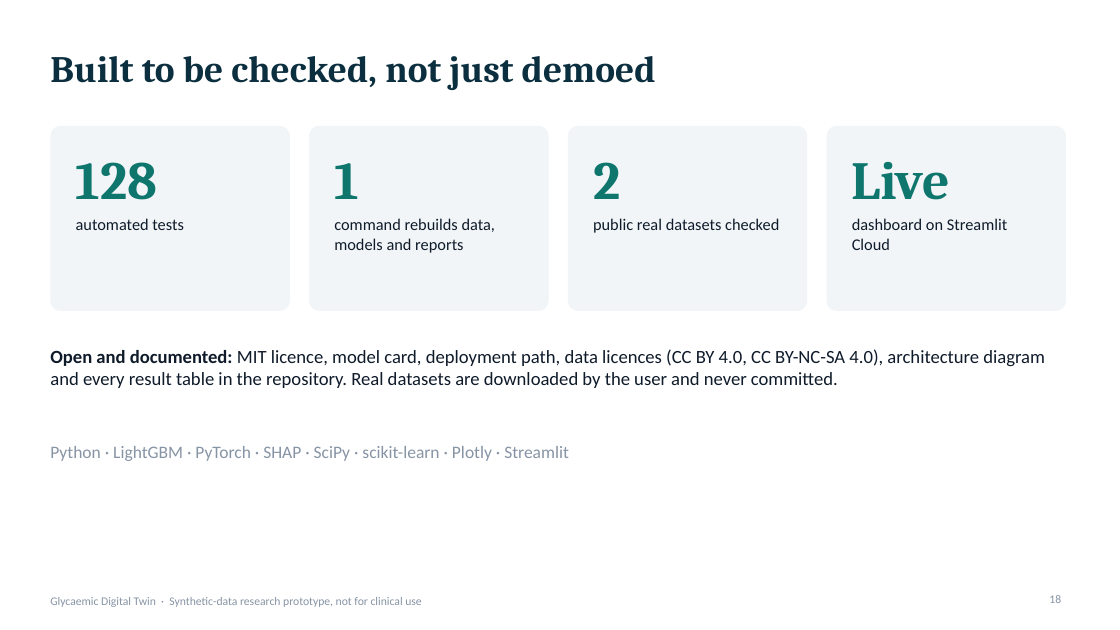
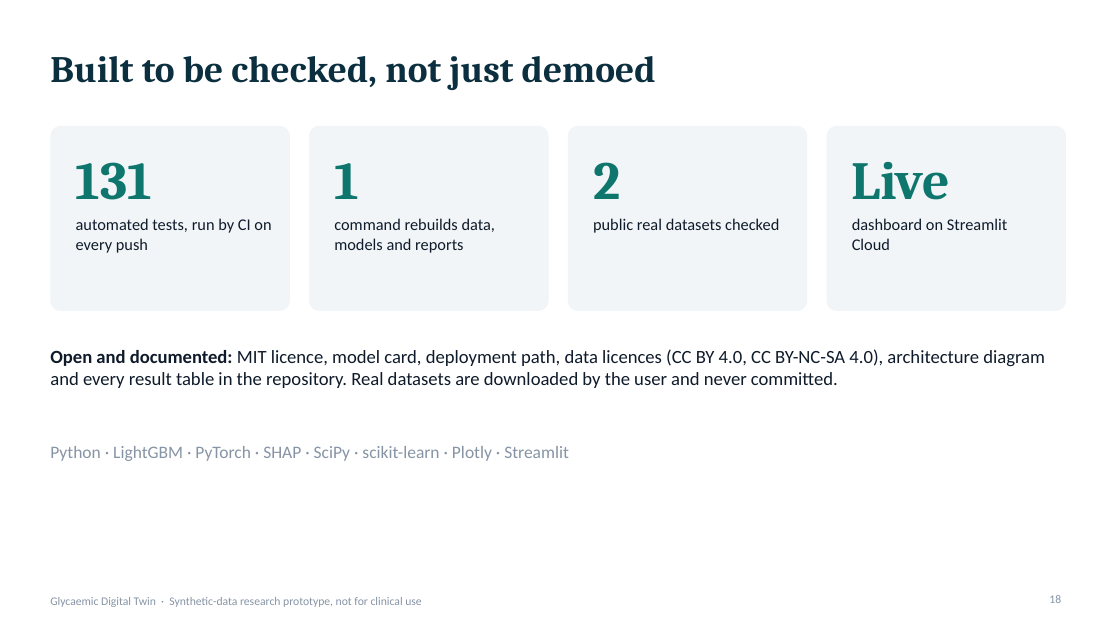
Before and after one commit to AkhileshNalla11/Sync-and-Predict_BITSoM, a slide deck: slide 18 of docs/presentation.pptx. Drawn at 1120x630 pixels with LibreOffice and Linux fonts; fonts in the diff are those of the drawing. Boxes give left, top, right and bottom in pixels: in the first picture for what was removed or moved away, otherwise in the second. Text is boxed around its words. In the diff, an @@ line names an element or a change of style, - is before the commit and + after.

```diff
--- a/docs/presentation.pptx
+++ b/docs/presentation.pptx
@@ text at box(76, 162, 152, 200): text changed @@
-128
+131
@@ text at box(76, 218, 271, 253): text changed @@
-automated tests
+automated tests, run by CI on every push
```
Also in this commit, not shown: 2 other slides changed, 1 slide added, 1 slide removed, 19 other files.
